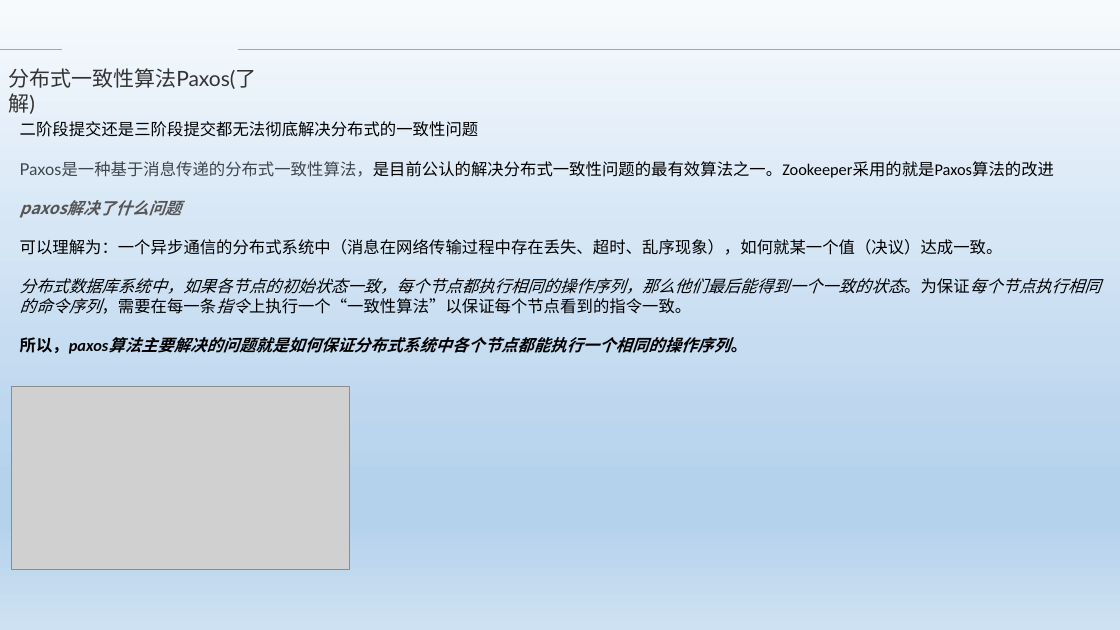
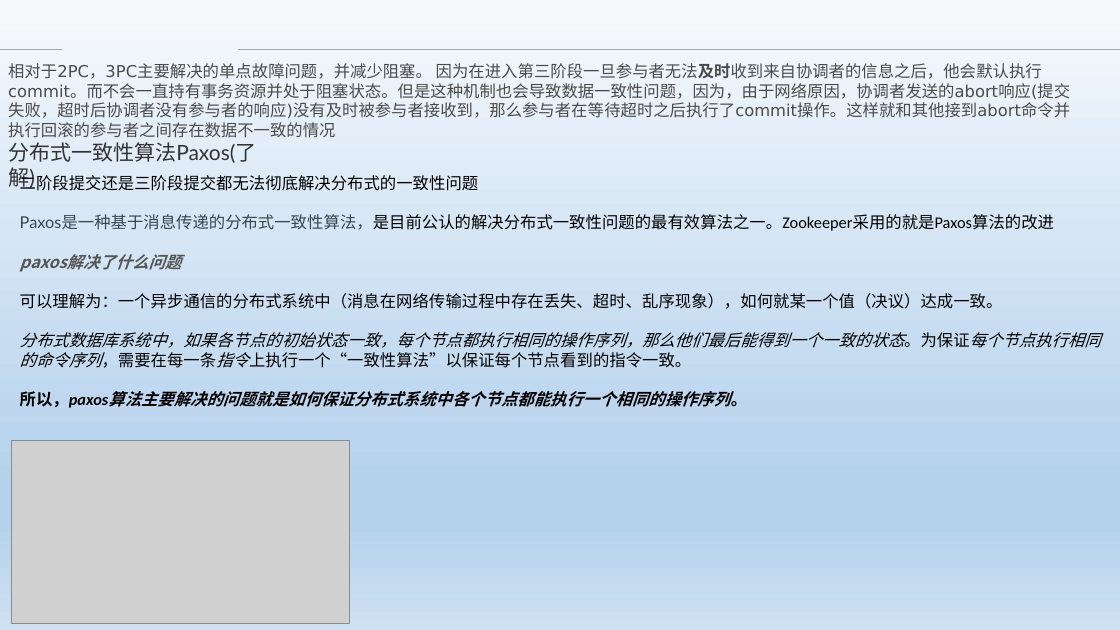
Before and after one commit to Heffie199/zhao_Note, a slide deck: slide 20 of 分布式事务的解决方案 .pptx (slide 21 before the commit). Drawn at 1120x630 pixels with LibreOffice and Linux fonts; fonts in the diff are those of the drawing; grey boxes stand for pictures; background and template pictures are left out. Boxes give left, top, right and bottom in pixels: in the first picture for what was removed or moved away, otherwise in the second. Text is boxed around its words. In the diff, an @@ line names an element or a change of style, - is before the commit and + after.

```diff
--- a/分布式事务的解决方案 .pptx
+++ b/分布式事务的解决方案 .pptx
@@ text added at (8,63,1070,118), 14 pt, text #4B4B4B @@
+相对于2PC，3PC主要解决的单点故障问题，并减少阻塞。 因为在进入第三阶段一旦参与者无法及时收到来自协调者的信息之后，他会默认执行commit。而不会一直持有事务资源并处于阻塞状态。但是这种机制也会导致数据一致性问题，因为，由于网络原因，协调者发送的abort响应(提交失败，超时后协调者没有参与者的响应)没有及时被参与者接收到，那么参与者在等待超时之后执行了commit操作。这样就和其他接到abort命令并执行回滚的参与者之间存在数据不一致的情况
@@ text "分布式一致性算法Paxos(了解)": place and size @@
-text "分布式一致性算法Paxos(了解)" at (8,68,256,89)
+text "分布式一致性算法Paxos(了解)" at (8,142,256,163)
@@ text "二阶段提交还是三阶段提交都无法彻底解决分布式的一致性问题": place and size @@
-text "二阶段提交还是三阶段提交都无法彻底解决分布式的一致性问题" at (20,121,1101,354)
+text "二阶段提交还是三阶段提交都无法彻底解决分布式的一致性问题" at (20,173,1101,408)
@@ picture: place and size @@
-picture at (12,386,350,570)
+picture at (12,441,350,624)
```
Also in this commit, not shown: 11 other slides changed, 1 slide removed.
